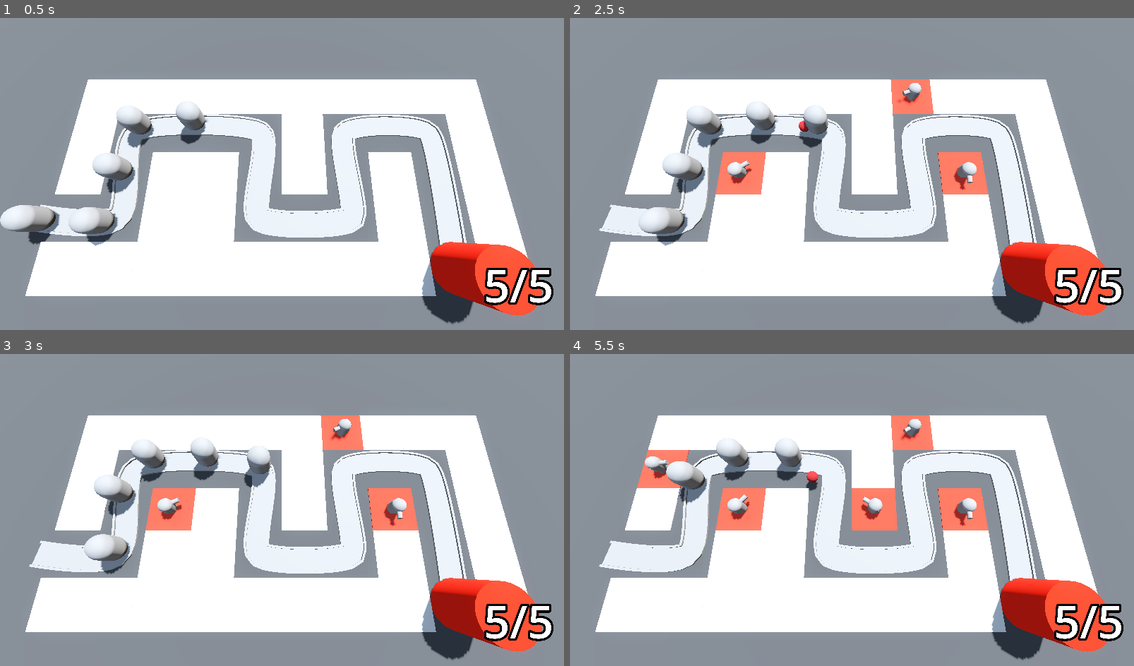
Above: before the commit, frames 1-4 (two rows, left to right).
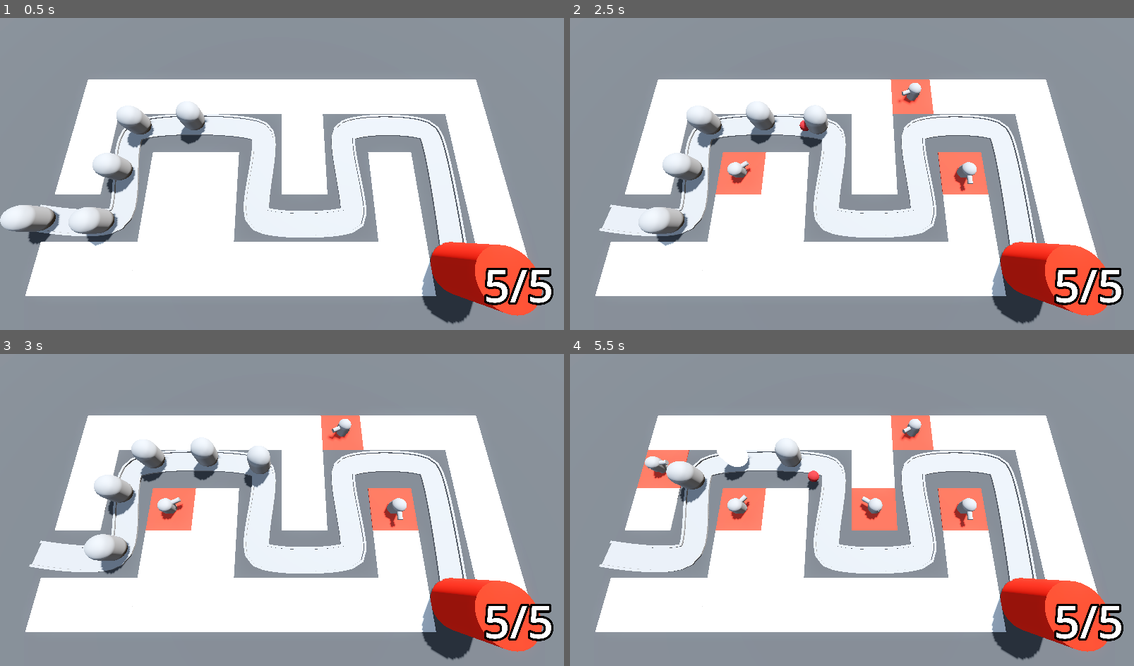
Above: after the commit, the same moments.

Repository: Bzparkes/BarbarianBlaster
Game: Godot game, scene res://BaseLevel.tscn
The game is run twice, just before and just after one commit, with the same random seed, the same clock (stepped at 60 frames per second) and the same inputs.
Inputs (mouse positions are in pixels of both pictures, inside the frame that each line leads up to):
- Up to frame 1 (0.5 s): no input
- Up to frame 2 (2.5 s): move the mouse to (976, 161) at 0.52 s; press the mouse at (976, 161) at 0.53 s; move the mouse to (739, 192) at 1.27 s; release the mouse at (739, 192) at 1.28 s; click (739, 192) at 1.35 s; move the mouse to (908, 105) at 2.02 s; press the mouse at (908, 105) at 2.03 s
- Up to frame 3 (3 s): move the mouse to (253, 575) at 2.77 s; release the mouse at (253, 575) at 2.78 s; click (253, 575) at 2.85 s
- Up to frame 4 (5.5 s): move the mouse to (1021, 559) at 3.52 s; press the mouse at (1021, 559) at 3.53 s; move the mouse to (682, 466) at 4.27 s; release the mouse at (682, 466) at 4.28 s; click (682, 466) at 4.35 s; move the mouse to (880, 513) at 5.02 s; press the mouse at (880, 513) at 5.03 s

Frame 1 is identical in both runs. In frame 2, less than 0.1% of the frame differs, in the area x 31-72%, y 23-56%; in frame 3, less than 0.1%; in frame 4, 0.4%, in the area x 16-72%, y 23-56%.

Commit message:
Added in enemy take damage and turret firing animations

Diff:
--- a/Enemy/enemy.gd
+++ b/Enemy/enemy.gd
@@ -5,11 +5,14 @@
 
 var current_health: int:
 	set(health_in):
+		if health_in < current_health:
+			animation_player.play("TakeDamage")
 		current_health = health_in
 		if current_health < 1:
 			queue_free()
 
 @onready var base = get_tree().get_first_node_in_group("base")
+@onready var animation_player: AnimationPlayer = $AnimationPlayer
 
 func _ready() -> void:
 	current_health = max_health
--- a/Enemy/enemy.tscn
+++ b/Enemy/enemy.tscn
@@ -6,9 +6,50 @@
 radius = 1.0
 height = 3.0
 
+[sub_resource type="StandardMaterial3D" id="StandardMaterial3D_2pb1h"]
+no_depth_test = true
+shading_mode = 0
+
 [sub_resource type="CapsuleShape3D" id="CapsuleShape3D_2pb1h"]
 radius = 1.0
 height = 3.0
+
+[sub_resource type="Animation" id="Animation_2pb1h"]
+resource_name = "TakeDamage"
+length = 0.1
+tracks/0/type = "value"
+tracks/0/imported = false
+tracks/0/enabled = true
+tracks/0/path = NodePath("DamageHighlight:visible")
+tracks/0/interp = 1
+tracks/0/loop_wrap = true
+tracks/0/keys = {
+"times": PackedFloat32Array(0, 0.1),
+"transitions": PackedFloat32Array(1, 1),
+"update": 1,
+"values": [true, false]
+}
+
+[sub_resource type="Animation" id="Animation_px1sc"]
+length = 0.001
+tracks/0/type = "value"
+tracks/0/imported = false
+tracks/0/enabled = true
+tracks/0/path = NodePath("DamageHighlight:visible")
+tracks/0/interp = 1
+tracks/0/loop_wrap = true
+tracks/0/keys = {
+"times": PackedFloat32Array(0),
+"transitions": PackedFloat32Array(1),
+"update": 1,
+"values": [false]
+}
+
+[sub_resource type="AnimationLibrary" id="AnimationLibrary_am0pq"]
+_data = {
+&"RESET": SubResource("Animation_px1sc"),
+&"TakeDamage": SubResource("Animation_2pb1h")
+}
 
 [node name="Enemy" type="PathFollow3D"]
 transform = Transform3D(-0.1643964, 0, -0.98637784, 0, 1, 0, 0.98637784, 0, -0.1643964, 0, 0, 0)
@@ -20,8 +61,19 @@
 transform = Transform3D(1, 0, 0, 0, 1, 0, 0, 0, 1, 0, 1.5, 0)
 mesh = SubResource("CapsuleMesh_lvb7b")
 
+[node name="DamageHighlight" type="MeshInstance3D" parent="."]
+transform = Transform3D(1, 0, 0, 0, 1, 0, 0, 0, 1, 0, 1.5, 0)
+visible = false
+material_override = SubResource("StandardMaterial3D_2pb1h")
+mesh = SubResource("CapsuleMesh_lvb7b")
+
 [node name="EnemyArea3D" type="Area3D" parent="." groups=["enemy_area"]]
 
 [node name="CollisionShape3D" type="CollisionShape3D" parent="EnemyArea3D"]
 transform = Transform3D(1, 0, 0, 0, 1, 0, 0, 0, 1, 0, 1.5, 0)
 shape = SubResource("CapsuleShape3D_2pb1h")
+
+[node name="AnimationPlayer" type="AnimationPlayer" parent="."]
+libraries = {
+&"": SubResource("AnimationLibrary_am0pq")
+}
--- a/Turret/turret.gd
+++ b/Turret/turret.gd
@@ -7,6 +7,7 @@
 var target: PathFollow3D
 
 @onready var barrel: MeshInstance3D = $TurretBase/TurretTop/BarrelTop/Barrel
+@onready var animation_player: AnimationPlayer = $AnimationPlayer
 
 func _physics_process(delta: float) -> void:
 	target = find_best_target()
@@ -19,6 +20,7 @@
 		add_child(shot)
 		shot.global_position = barrel.global_position
 		shot.direction = global_transform.basis.z
+		animation_player.play("fire")
 
 func find_best_target() -> PathFollow3D:
 	var best_target = null
--- a/Turret/turret.tscn
+++ b/Turret/turret.tscn
@@ -19,6 +19,43 @@
 bottom_radius = 0.2
 height = 1.3
 
+[sub_resource type="Animation" id="Animation_djkev"]
+resource_name = "fire"
+length = 0.3
+tracks/0/type = "value"
+tracks/0/imported = false
+tracks/0/enabled = true
+tracks/0/path = NodePath("TurretBase/TurretTop/BarrelTop/Barrel:position")
+tracks/0/interp = 1
+tracks/0/loop_wrap = true
+tracks/0/keys = {
+"times": PackedFloat32Array(0, 0.3),
+"transitions": PackedFloat32Array(1, 1),
+"update": 0,
+"values": [Vector3(0, -0.1, 0.2), Vector3(0, -0.1, 0.6)]
+}
+
+[sub_resource type="Animation" id="Animation_ttsi1"]
+length = 0.001
+tracks/0/type = "value"
+tracks/0/imported = false
+tracks/0/enabled = true
+tracks/0/path = NodePath("TurretBase/TurretTop/BarrelTop/Barrel:position")
+tracks/0/interp = 1
+tracks/0/loop_wrap = true
+tracks/0/keys = {
+"times": PackedFloat32Array(0),
+"transitions": PackedFloat32Array(1),
+"update": 0,
+"values": [Vector3(0, -0.1, 0.6)]
+}
+
+[sub_resource type="AnimationLibrary" id="AnimationLibrary_r754r"]
+_data = {
+&"RESET": SubResource("Animation_ttsi1"),
+&"fire": SubResource("Animation_djkev")
+}
+
 [node name="Turret" type="Node3D"]
 script = ExtResource("1_5kpma")
 projectile = ExtResource("2_djkev")
@@ -37,11 +74,16 @@
 skeleton = NodePath("../..")
 
 [node name="Barrel" type="MeshInstance3D" parent="TurretBase/TurretTop/BarrelTop"]
-transform = Transform3D(1, 0, 0, 0, -4.371139e-08, -1, 0, 1, -4.371139e-08, 0, -0.100000024, 0.5)
+transform = Transform3D(1, 0, 0, 0, -4.371139e-08, -1, 0, 1, -4.371139e-08, 0, -0.1, 0.6)
 mesh = SubResource("CylinderMesh_djkev")
 skeleton = NodePath("../../..")
 
 [node name="Timer" type="Timer" parent="."]
 autostart = true
 
+[node name="AnimationPlayer" type="AnimationPlayer" parent="."]
+libraries = {
+&"": SubResource("AnimationLibrary_r754r")
+}
+
 [connection signal="timeout" from="Timer" to="." method="_on_timer_timeout"]
Not shown: 1 places in Enemy/enemy.tscn that only renumber resources
Not shown: 1 places in Turret/turret.tscn that only renumber resources
